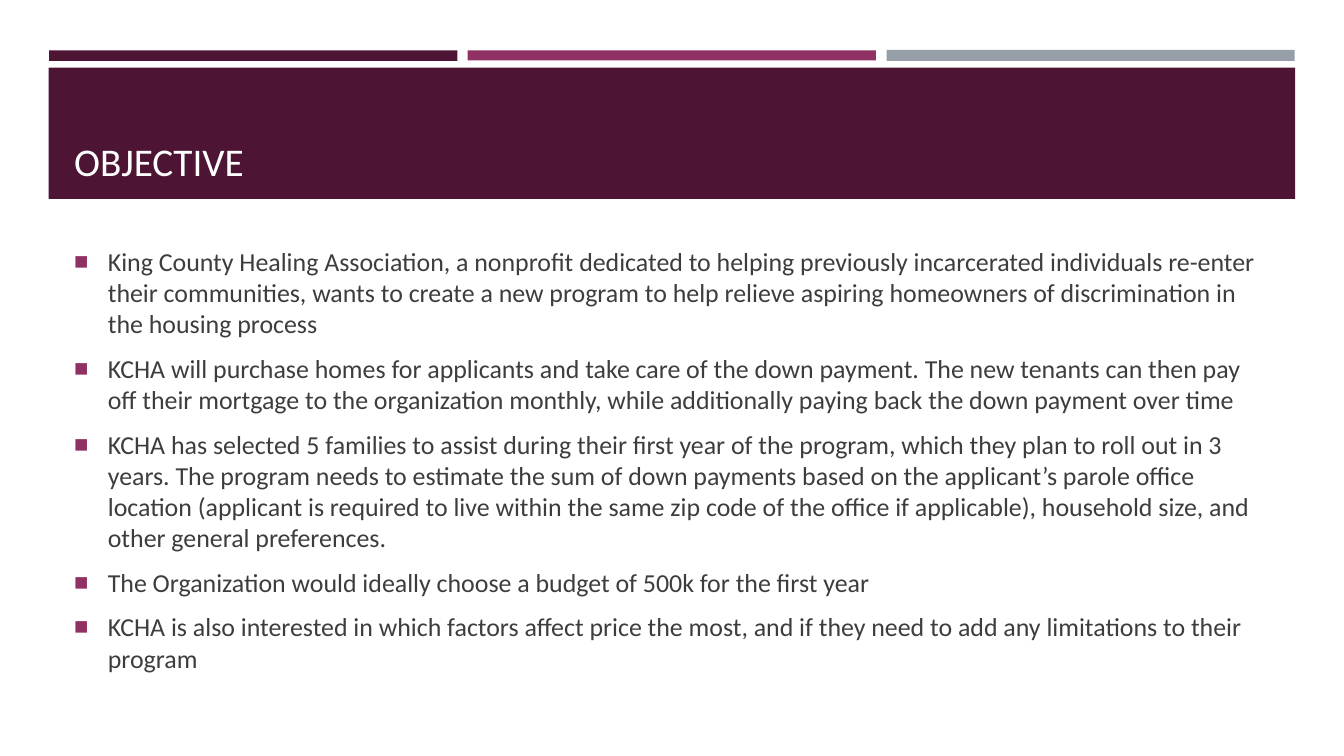
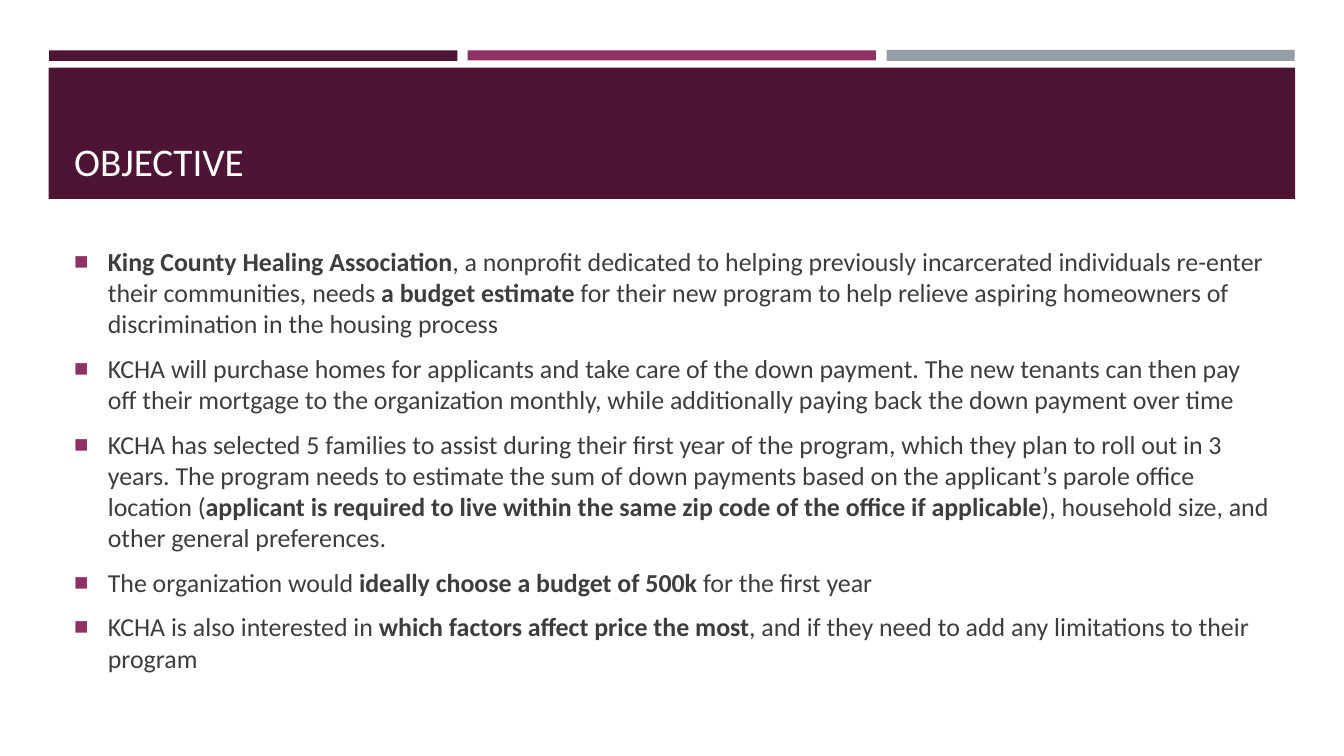
Before and after one commit to sabinabains/dsc-phase-2-project, a slide deck: slide 2 of Phase 2 Project - Sabina Bains - 1.19.22 .pptx. Drawn at 1344x756 pixels with LibreOffice and Linux fonts; fonts in the diff are those of the drawing. Boxes give left, top, right and bottom in pixels: in the first picture for what was removed or moved away, otherwise in the second. Text is boxed around its words. In the diff, an @@ line names an element or a change of style, - is before the commit and + after.

```diff
--- a/Phase 2 Project - Sabina Bains - 1.19.22 .pptx
+++ b/Phase 2 Project - Sabina Bains - 1.19.22 .pptx
@@ text at box(108, 253, 1263, 338): text changed @@
-■ King County Healing Association, a nonprofit dedicated to helping previously incarcerated individuals re-enter their communities, wants to create a new program to help relieve aspiring homeowners of discrimination in the housing process
+■ King County Healing Association, a nonprofit dedicated to helping previously incarcerated individuals re-enter their communities, needs a budget estimate for their new program to help relieve aspiring homeowners of discrimination in the housing process
@@ text at box(108, 436, 1269, 640): bold on in "(applicant is required to live within the ...", "which factors affect price the most," @@
@@ text at box(108, 574, 873, 597): text changed @@
-■ The Organization would ideally choose a budget of 500k for the first year
+■ The organization would ideally choose a budget of 500k for the first year
```
Also in this commit, not shown: 4 other slides changed, 3 slides added, 2 other files.
